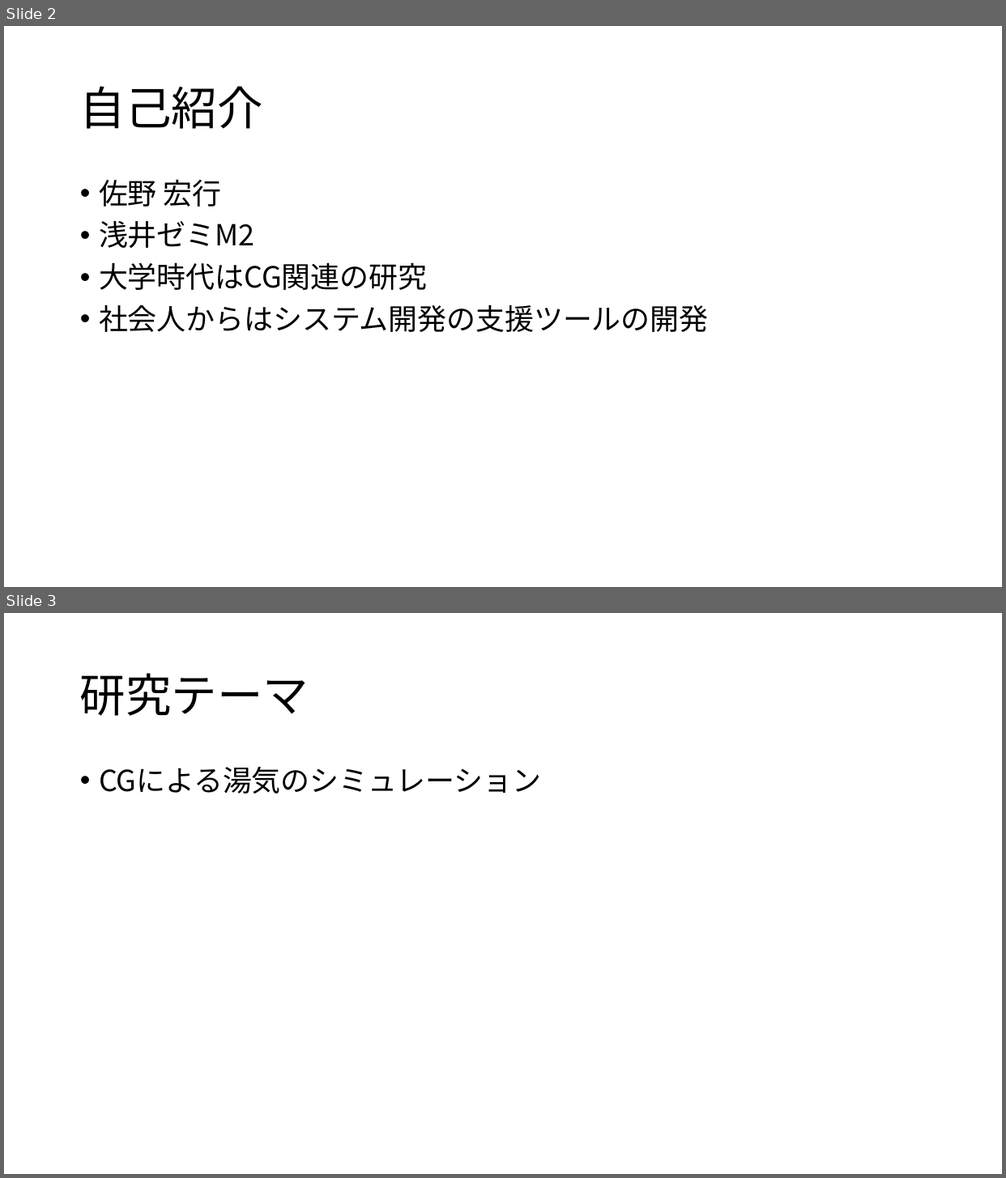
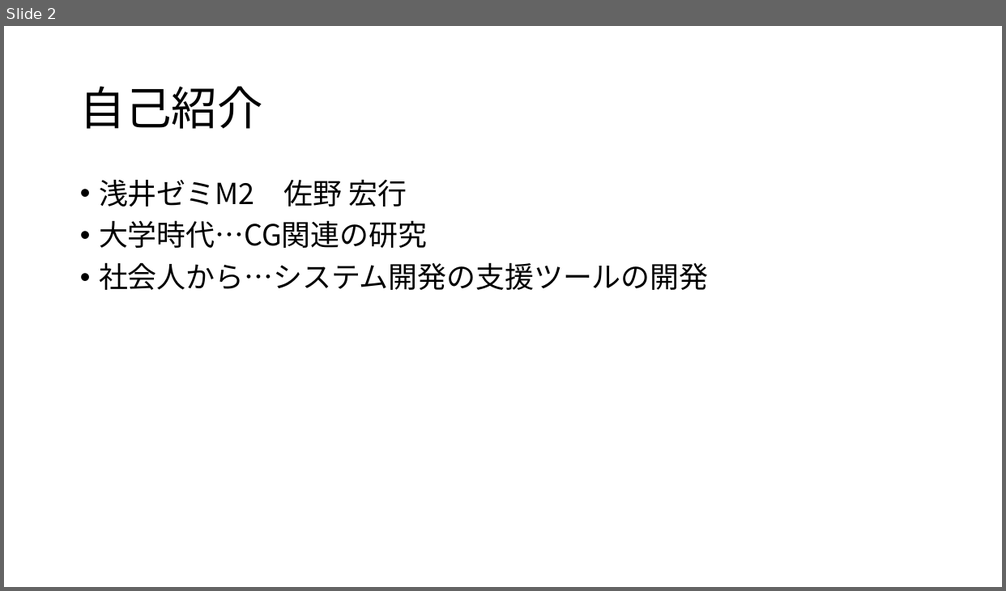
Before and after one commit to sanofc/onsen, a slide deck: docs/presentation/20160527/CGによる湯気のシミュレーション.pptx. Shown one above the other, each under a label of ours: slides 2 and 3 before the commit, slide 2 after it. The pictures are 1006x1178 and 1006x591 pixels, drawn with LibreOffice and Linux fonts; fonts in the diff are those of the drawing. Boxes give left, top, right and bottom in pixels: in the first picture for what was removed or moved away, otherwise in the second. Text is boxed around its words. In the diff, an @@ line names an element or a change of style, - is before the commit and + after.

```diff
--- a/docs/presentation/20160527/CGによる湯気のシミュレーション.pptx
+++ b/docs/presentation/20160527/CGによる湯気のシミュレーション.pptx
@@ slide 3 removed at [4, 613, 1002, 1174], background #FFFFFF @@
@@ title removed at [80, 673, 309, 716] @@
-研究テーマ
@@ text removed at [99, 766, 541, 794] @@
-• CGによる湯気のシミュレーション
@@ slide 2 changed as well @@
@@ text at [99, 179, 708, 290]: text changed @@
-• 佐野 宏行
-• 浅井ゼミM2
-• 大学時代はCG関連の研究
-• 社会人からはシステム開発の支援ツールの開発
+• 浅井ゼミM2 佐野 宏行
+• 大学時代…CG関連の研究
+• 社会人から…システム開発の支援ツールの開発
```
Also in this commit, not shown: 2 other slides changed, 4 slides added, 1 other slide removed, 2 other files.
